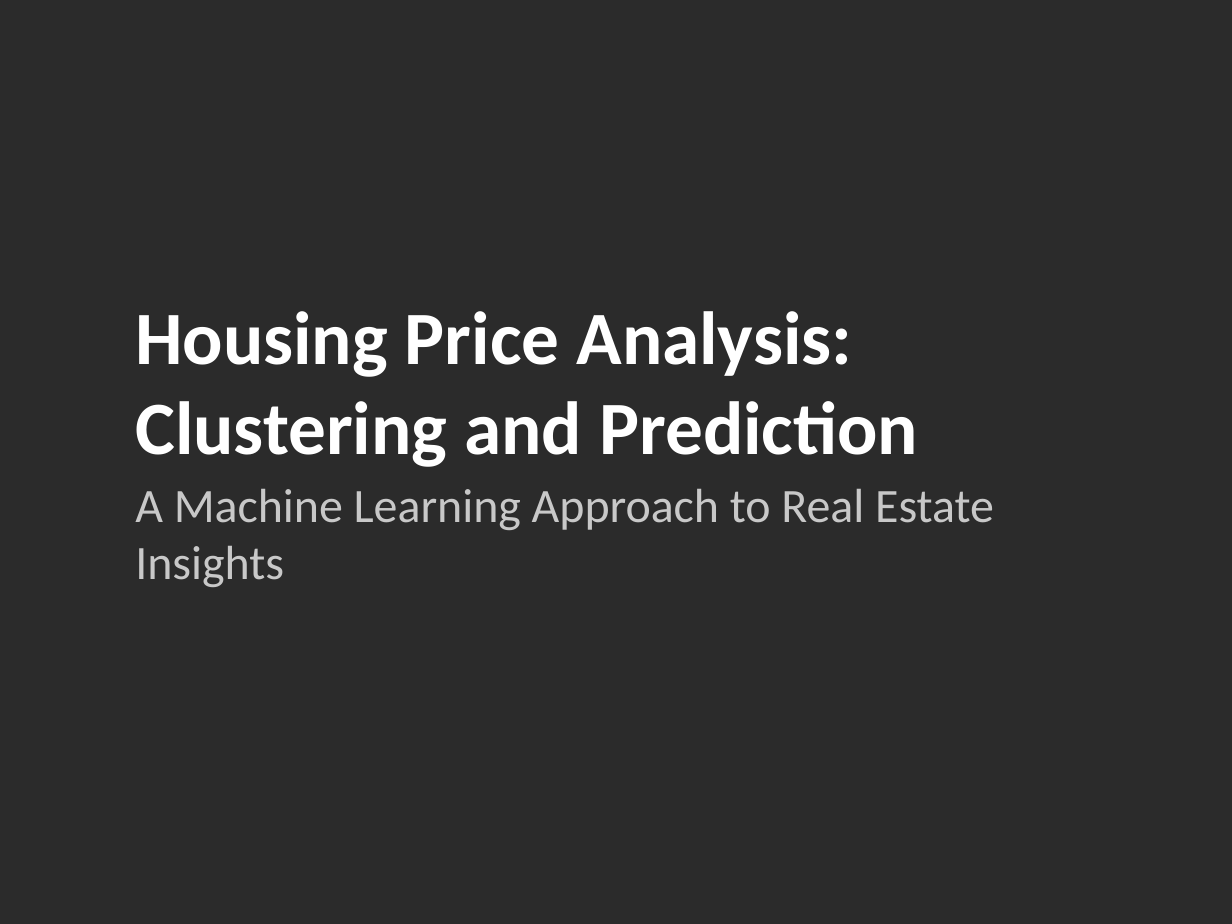
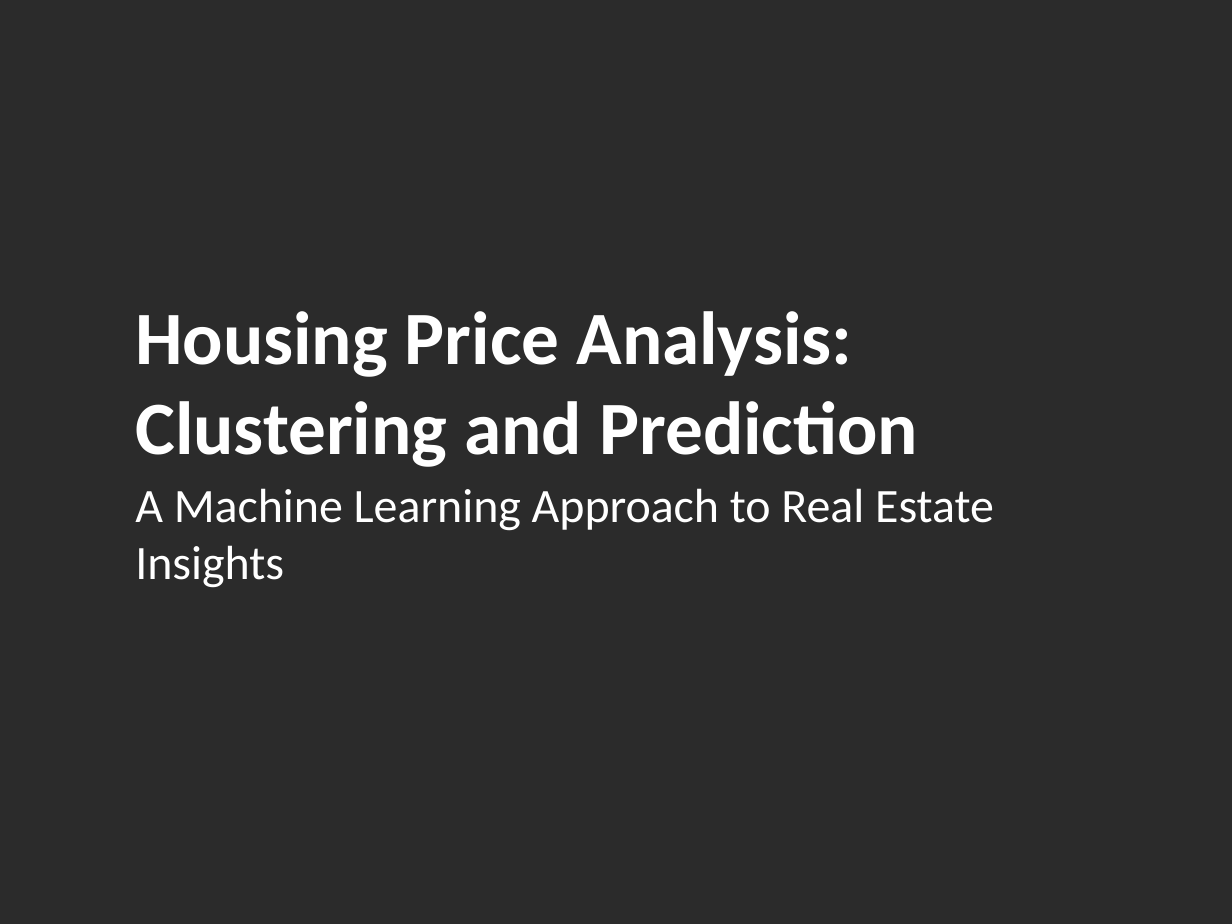
Before and after one commit to Niccolo901/Artificial_intelligence_repo, a slide deck: slide 1 of Housing_Price_Analysis_Presentation.pptx. Drawn at 1232x924 pixels with LibreOffice and Linux fonts; fonts in the diff are those of the drawing; background and template pictures are left out; a plain dark background stands for a picture behind light text. Boxes give left, top, right and bottom in pixels: in the first picture for what was removed or moved away, otherwise in the second. Text is boxed around its words. In the diff, an @@ line names an element or a change of style, - is before the commit and + after.

```diff
--- a/Housing_Price_Analysis_Presentation.pptx
+++ b/Housing_Price_Analysis_Presentation.pptx
@@ text "A Machine Learning Approach to ..." at box(135, 488, 994, 588): text colour #C8C8C8 to #FFFFFF @@
```
Also in this commit, not shown: 2 other slides changed, 20 slides added, 6 slides removed, 12 other files.
